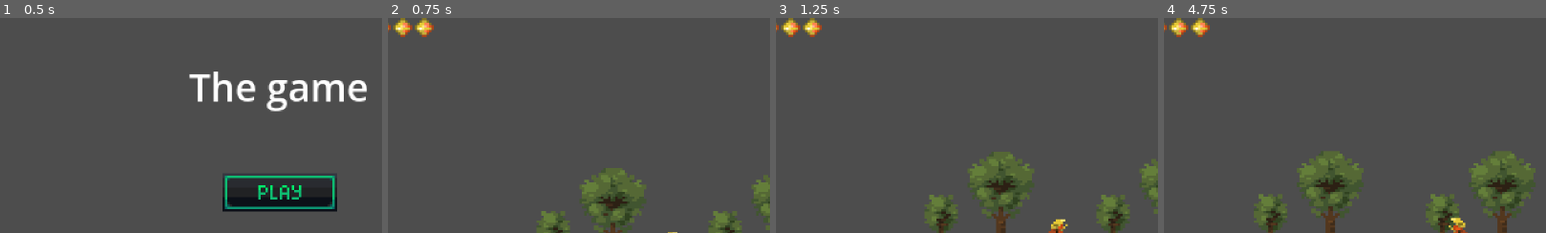
Above: before the commit, frames 1-4 (left to right).
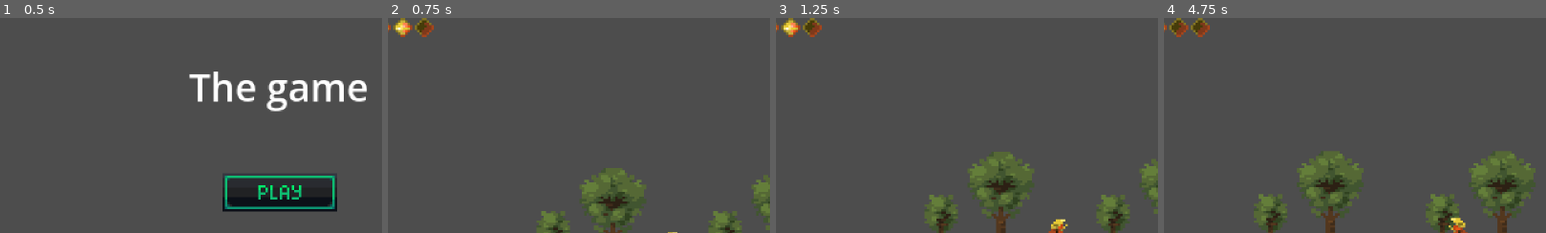
Above: after the commit, the same moments.

Repository: akent24/melonjam
Game: Godot game, scene res://scenes/control.tscn
Two runs of this game, one before a commit and one after it. Both use one fixed random seed, a clock stepped at 60 frames per second and the inputs below.
Inputs (mouse positions are % of the whole screen's width and height, from its top left):
- Up to frame 1 (0.5 s): no input
- Up to frame 2 (0.75 s): click (50, 41) at 0.5 s
- Up to frame 3 (1.25 s): no input
- Up to frame 4 (4.75 s): tap Enter (ui_accept) at 1.25, 1.52, 2.27, 3.77, 4.52 s; move the mouse to (72, 45) at 1.27 s; hold D (move_right) 1.28-2.78 s; click (72, 45) at 1.35 s; move the mouse to (30, 55) at 2.02 s; click (30, 55) at 2.1 s; move the mouse to (60, 28) at 2.77 s; hold A (move_left) 2.78-3.53 s; tap Shift (dash) at 2.85 s; click (60, 28) at 3.05 s; move the mouse to (45, 70) at 3.52 s; hold D (move_right) from 3.53 s (still down); click (45, 70) at 3.6 s; move the mouse to (80, 65) at 4.27 s; click (80, 65) at 4.35 s
The pictures show only the part of the screen within x 13-63%, y 0-50%; the shares and areas given below are measured in that part.

Frame 1 is identical in both runs. In frame 2, 0.2% of the frame differs, in the area x 7-12%, y 0-8%; in frame 3, 0.2%; in frame 4, 0.4%, in the area x 2-12%, y 0-8%.

Commit message:
Zombie WIP

Diff:
--- a/project.godot
+++ b/project.godot
@@ -32,6 +32,7 @@
 [global_group]
 
 enemy="can get damage"
+player=""
 
 [input]
 
--- a/scenes/level.tscn
+++ b/scenes/level.tscn
@@ -92,8 +92,11 @@
 tile_size = Vector2i(8, 8)
 sources/0 = SubResource("TileSetAtlasSource_w8frs")
 
-[node name="level" type="Node2D" unique_id=1709560737]
+[sub_resource type="RectangleShape2D" id="RectangleShape2D_fxol8"]
+
+[node name="level" type="Node2D" unique_id=1709560737 node_paths=PackedStringArray("player_node")]
 script = ExtResource("1_mx8sn")
+player_node = NodePath("CharacterBody2D")
 
 [node name="Parallax2D" type="Parallax2D" parent="." unique_id=2053650227]
 
@@ -110,7 +113,15 @@
 [node name="CharacterBody2D2" parent="." unique_id=1177770066 instance=ExtResource("2_ppgk2")]
 position = Vector2(40, 136)
 
-[node name="CharacterBody2D" parent="." unique_id=65108906 instance=ExtResource("2_w7c3h")]
+[node name="CharacterBody2D" parent="." unique_id=65108906 groups=["player"] instance=ExtResource("2_w7c3h")]
 position = Vector2(-56, 128)
 
 [node name="UI" parent="." unique_id=1818658930 instance=ExtResource("3_w8frs")]
+
+[node name="Area2D" type="Area2D" parent="." unique_id=651429370]
+position = Vector2(100, 135)
+
+[node name="CollisionShape2D" type="CollisionShape2D" parent="Area2D" unique_id=132268923]
+shape = SubResource("RectangleShape2D_fxol8")
+
+[connection signal="body_entered" from="Area2D" to="." method="_on_area_2d_body_entered"]
--- a/scripts/level.gd
+++ b/scripts/level.gd
@@ -1,6 +1,12 @@
 extends Node2D
+@export var player_node: CharacterBody2D
 func restart():
 	if Input.is_action_just_pressed("restart"):
 		get_tree().change_scene_to_file("res://scenes/control.tscn")
 func _process(float) -> void:
 	restart()
+
+
+func _on_area_2d_body_entered(body: Node2D) -> void:
+	if player_node:
+		player_node.get_damage(1)
--- a/scripts/main_hero.gd
+++ b/scripts/main_hero.gd
@@ -1,10 +1,11 @@
 extends CharacterBody2D
 @onready var UI = $"../UI"
-const SPEED = 70.0
-const JUMP_VELOCITY = -200.0
-const DASH_SPEED = 200.0
-var player_stats = { "player_hp": 7, "attak_damage": 40,
+const SPEED := 70.0
+const JUMP_VELOCITY := -200.0
+const DASH_SPEED := 200.0
+var player_stats := { "player_hp": 7, "attak_damage": 40,
 }
+var inventory := []
 var dash_fill_amount := 0.0
 var dash_cooldown := 0.0
 var is_attacking := false
@@ -78,10 +79,8 @@
 		var heart = UI.get_node("Heart" + str(i))
 		if i <= player_stats["player_hp"]:
 			heart.frame = 0
-			heart.offset.y = 0
 		else:
 			heart.frame = 1
-			heart.offset.y = 1
-			await get_tree().create_timer(0.01).timeout
+			await get_tree().create_timer(0.02).timeout
 			heart.frame = 2
 	death()
